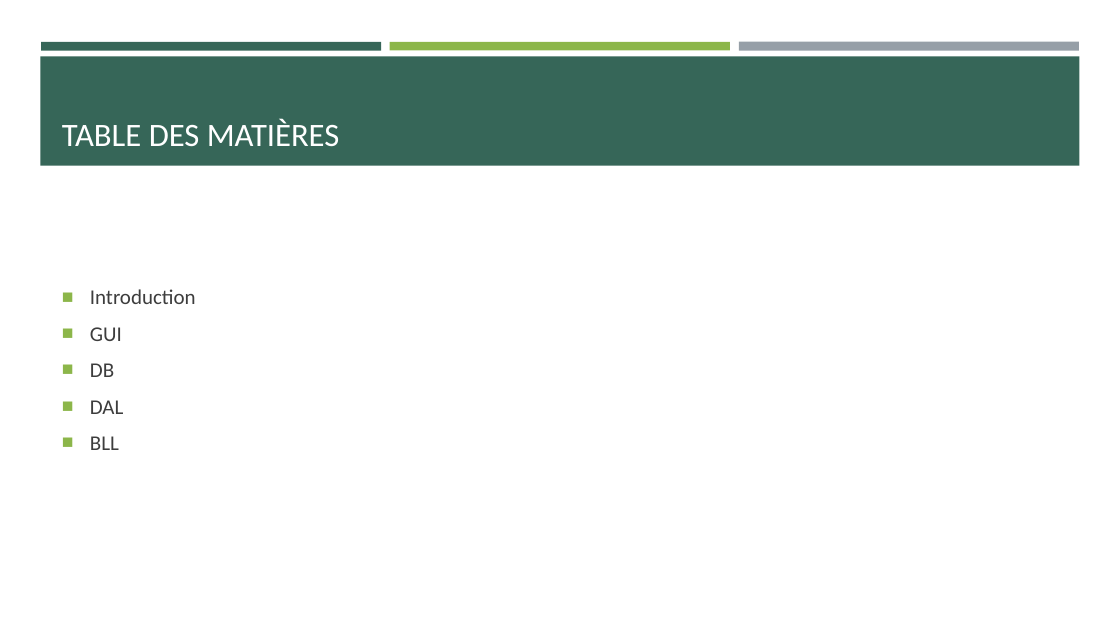
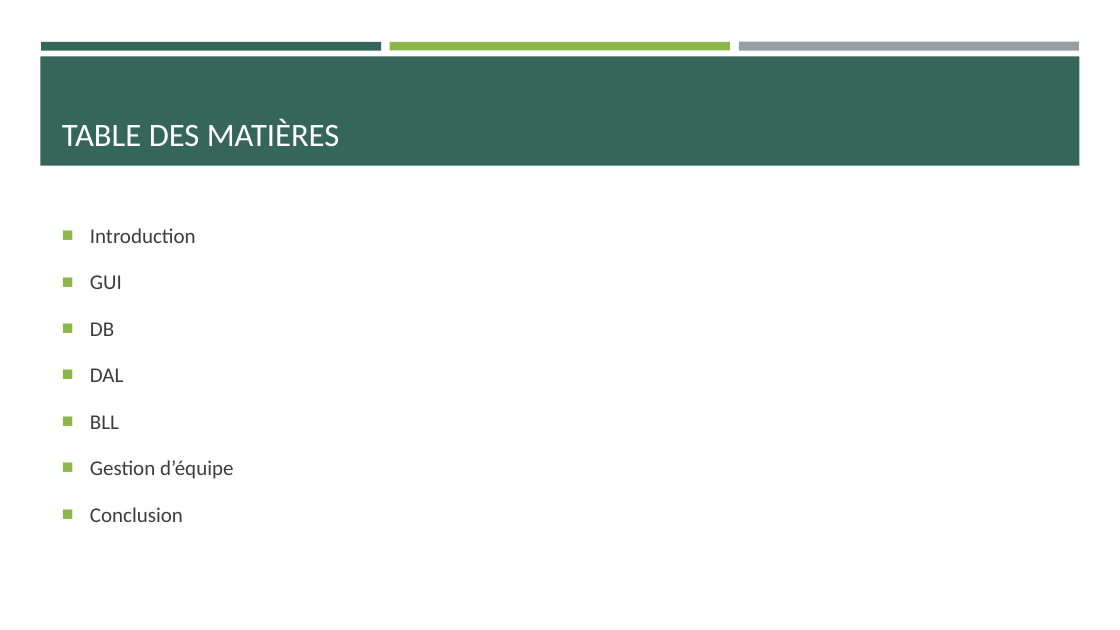
Before and after one commit to Angorance/HEIGVD_MoneyThoring, a slide deck: slide 2 of MoneyThoring.pptx. Drawn at 1120x630 pixels with LibreOffice and Linux fonts; fonts in the diff are those of the drawing. Boxes give left, top, right and bottom in pixels: in the first picture for what was removed or moved away, otherwise in the second. Text is boxed around its words. In the diff, an @@ line names an element or a change of style, - is before the commit and + after.

```diff
--- a/MoneyThoring.pptx
+++ b/MoneyThoring.pptx
@@ text at [90, 228, 196, 429]: line spacing 1 to 1.4 @@
@@ text at [90, 460, 233, 522]: paragraphs added @@
+■ Gestion d’équipe
+■ Conclusion
```
Also in this commit, not shown: 2 other slides changed, 6 slides added, 3 slides removed.
